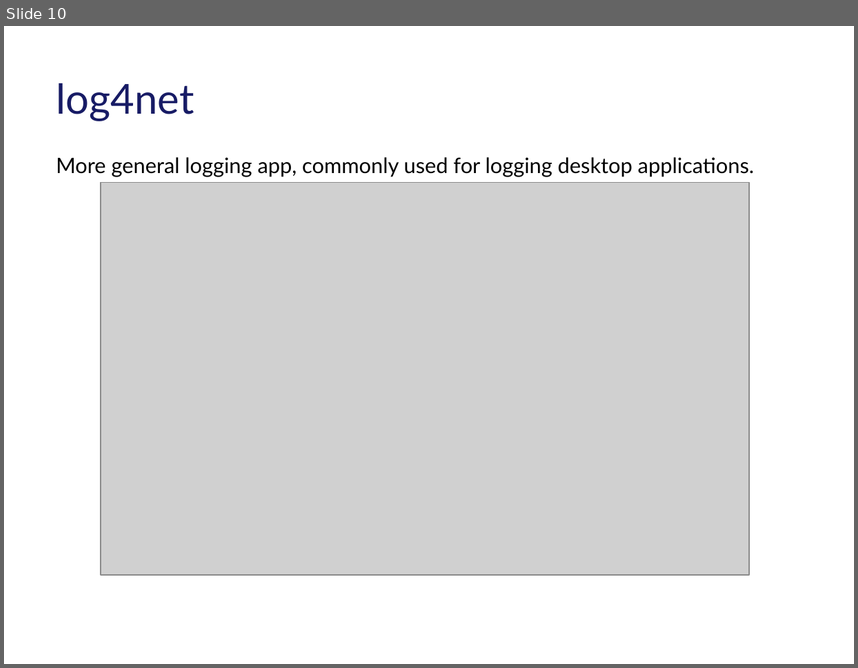
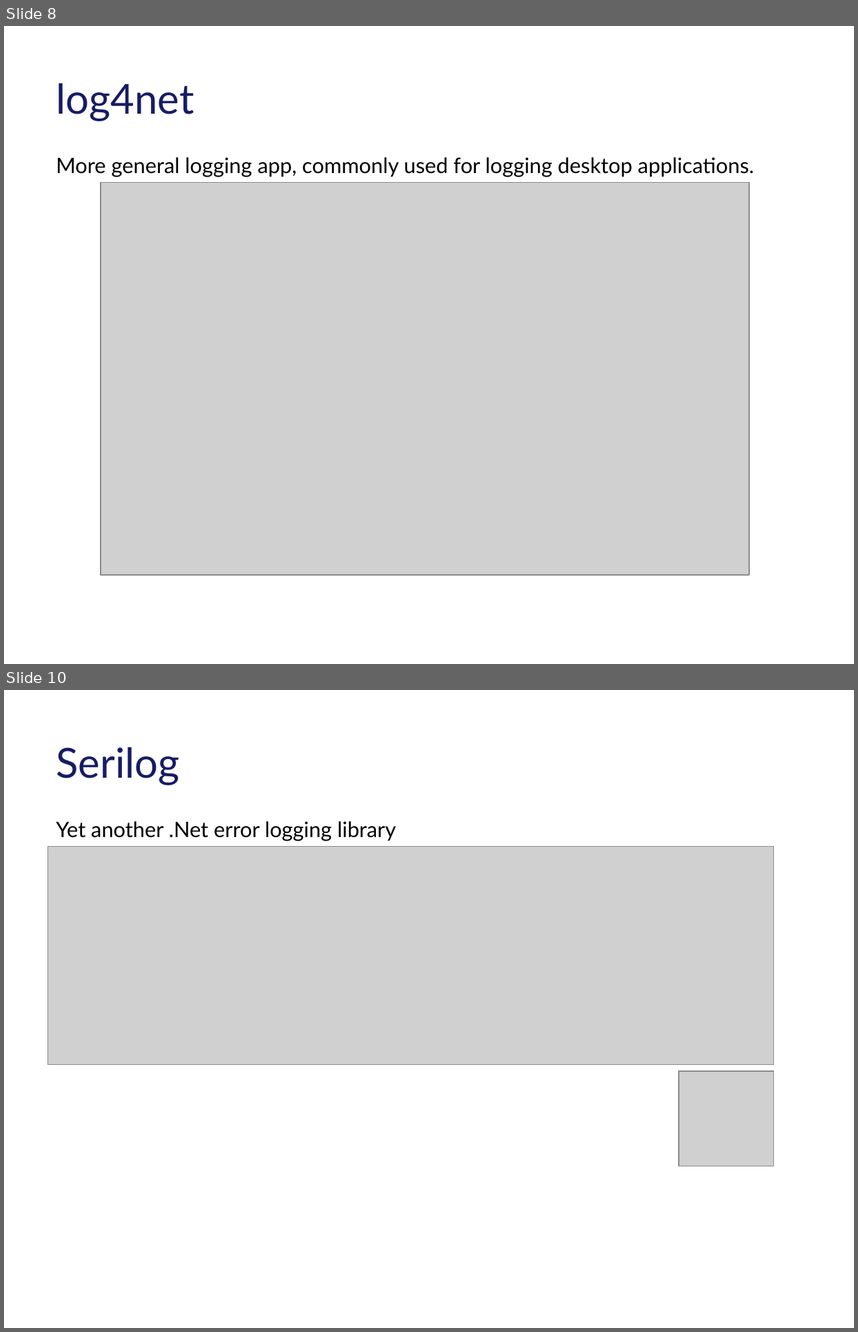
Before and after one commit to tarasiscom/Lv-273, a slide deck: education/Exception_Handling_In_Core_Puhach_Ivan.pptx. Shown one above the other, each under a label of ours: slide 10 before the commit, slides 8 and 10 after it; the slides between them are not shown. The pictures are 858x668 and 858x1332 pixels, drawn with LibreOffice and Linux fonts; fonts in the diff are those of the drawing; grey boxes stand for pictures; background and template pictures are left out. Boxes give left, top, right and bottom in pixels: in the first picture for what was removed or moved away, otherwise in the second. Text is boxed around its words. In the diff, an @@ line names an element or a change of style, - is before the commit and + after.

Commit message:
yet another Exception Handler in ASP.Net Core Presentation modification
I hope this is a final draft

```diff
--- a/education/Exception_Handling_In_Core_Puhach_Ivan.pptx
+++ b/education/Exception_Handling_In_Core_Puhach_Ivan.pptx
@@ slide 10 added at (4, 690, 854, 1328), background #FFFFFF @@
@@ title added at (56, 747, 180, 785), 35 pt, text #171B65 @@
+Serilog
@@ text added at (56, 821, 396, 841), 18 pt, text #000000 @@
+Yet another .Net error logging library
@@ picture added at (47, 847, 773, 1064) @@
@@ picture added at (679, 1071, 774, 1166) @@
@@ what was slide 10 is now slide 8 @@
```
Also in this commit, not shown: 2 slides changed, 8 other slides added, 2 slides removed.
